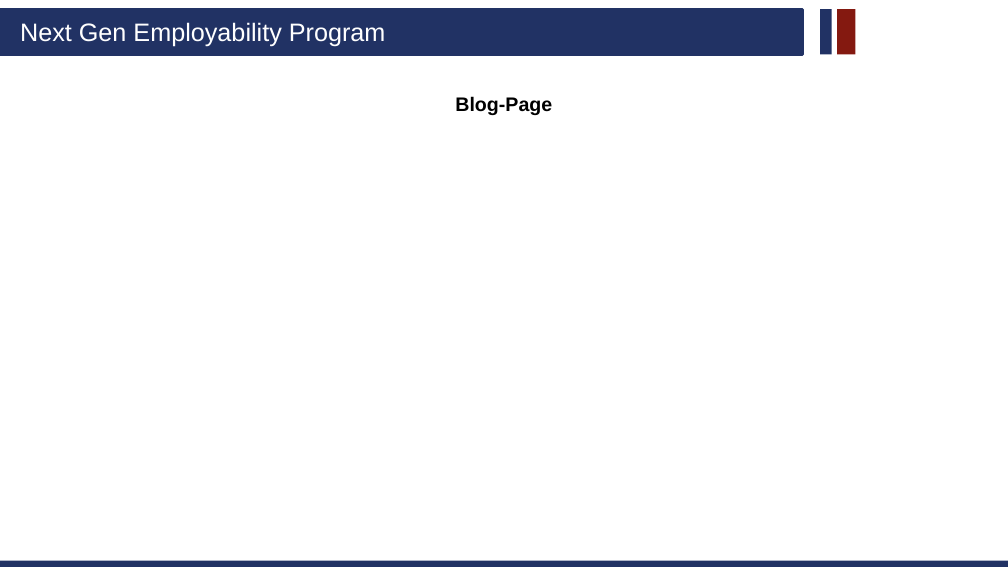
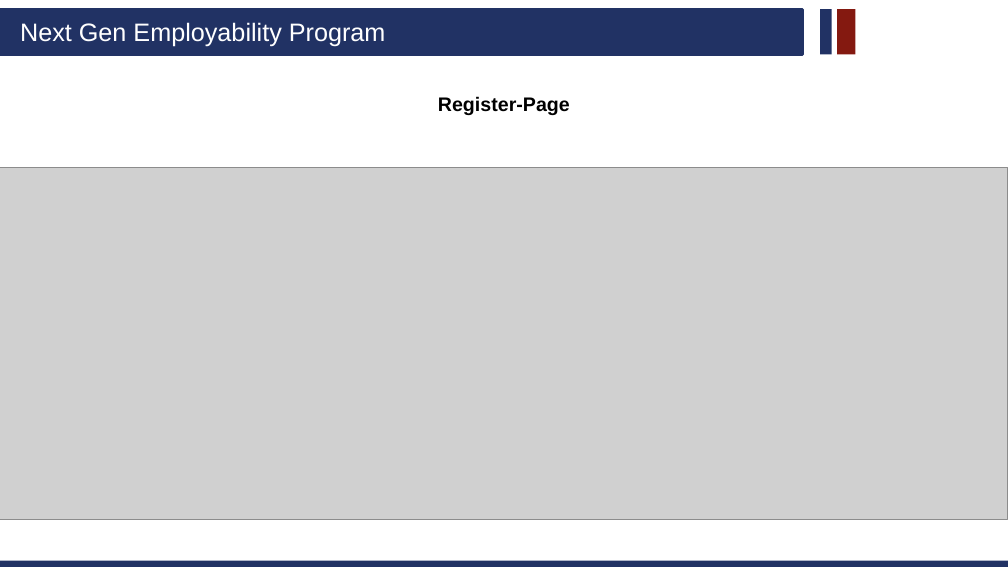
Before and after one commit to Andrewnathan7305/NaanMudhalvan_Django, a slide deck: slide 13 of ppt_screenshots/Notes Sharing Web Application using Django Framework - Andrew_Nathan(4006,LICET).pptx. Drawn at 1008x567 pixels with LibreOffice and Linux fonts; fonts in the diff are those of the drawing; grey boxes stand for pictures; background and template pictures are left out. Boxes give left, top, right and bottom in pixels: in the first picture for what was removed or moved away, otherwise in the second. Text is boxed around its words. In the diff, an @@ line names an element or a change of style, - is before the commit and + after.

```diff
--- a/ppt_screenshots/Notes Sharing Web Application using Django Framework - Andrew_Nathan(4006,LICET).pptx
+++ b/ppt_screenshots/Notes Sharing Web Application using Django Framework - Andrew_Nathan(4006,LICET).pptx
@@ title at (438,96,570,115): text changed @@
-Blog-Page
+Register-Page
@@ picture added at (0,167,1008,519) @@
```
Also in this commit, not shown: 3 other slides changed, 2 slides added, 1 slide removed, 19 other files.
